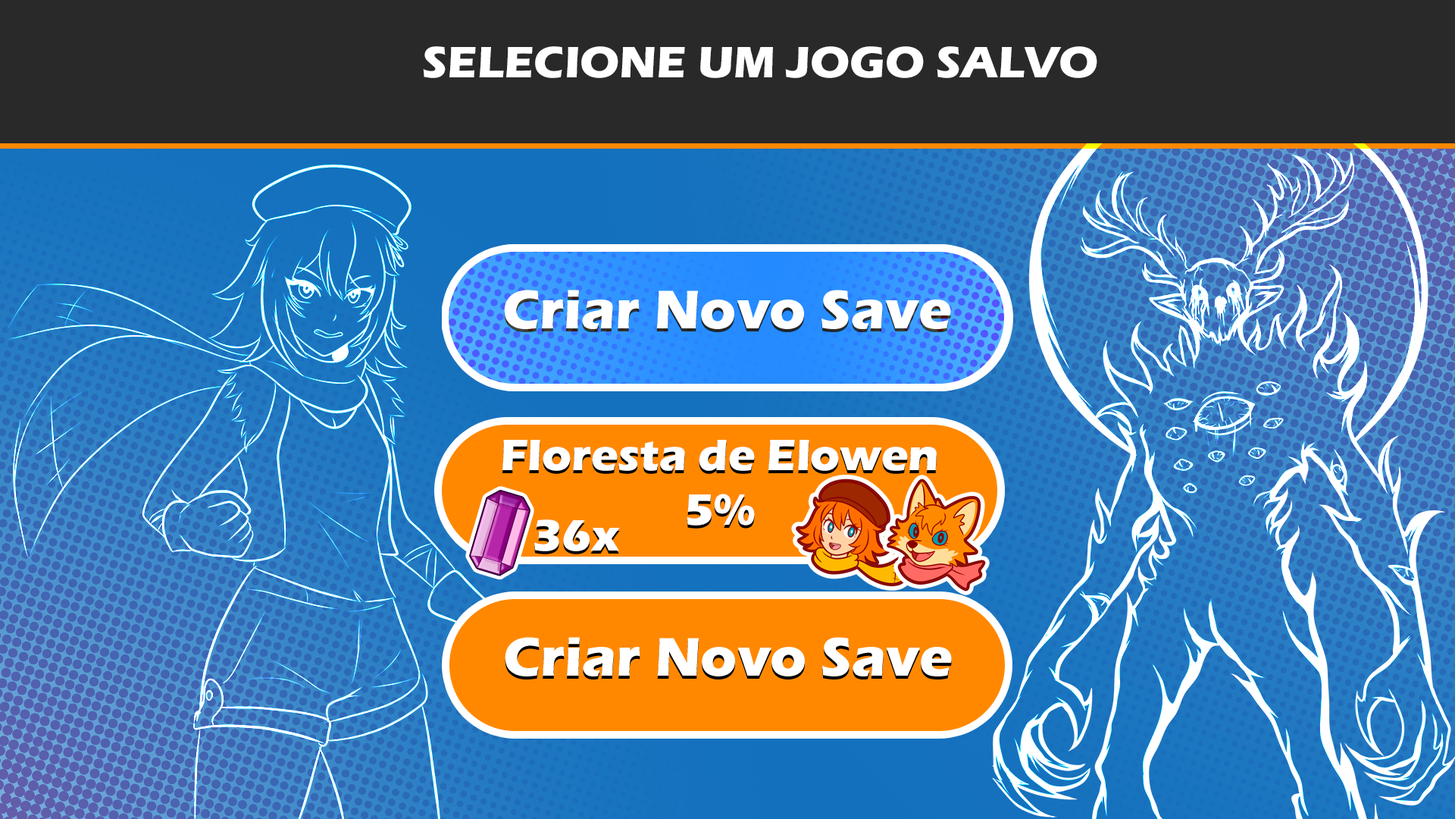
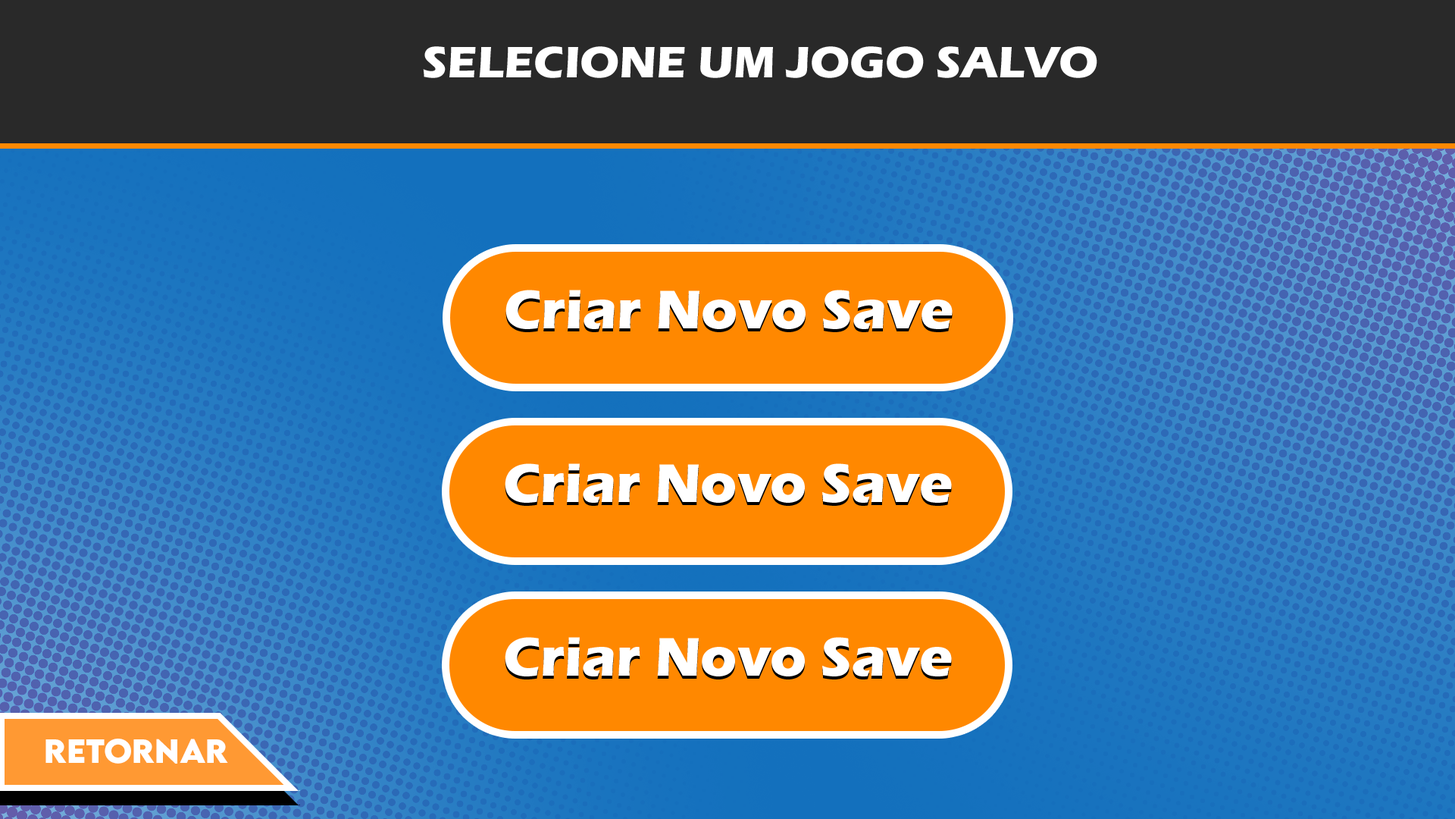
Layered file, before and after one edit (1455 × 819). Changes by layer:
removed layer "Camada 4" over [left=465, top=485, right=535, bottom=580]
removed layer "Camada 3" over [left=882, top=474, right=990, bottom=596]
removed layer "Camada 2" over [left=791, top=474, right=915, bottom=591]
renamed "Camada 1" to "RETORNAR", blend soft light → normal, painted on it over [left=0, top=46, right=1319, bottom=819]
renamed "Criar Novo Save" to "Criar Novo Save Selecionado", hid it, painted on it over [left=441, top=244, right=1006, bottom=392]
showed "Criar Novo Save" (2nd of 3) over [left=441, top=416, right=1013, bottom=566]
removed layer "36x" over [left=534, top=519, right=621, bottom=552]
removed layer "Floresta de Elowen 5%" over [left=502, top=439, right=937, bottom=526]
removed layer "Retângulo 2" over [left=441, top=424, right=998, bottom=557]
removed layer "Pandora Pose" (was divide) over [left=0, top=163, right=657, bottom=819]
removed layer "SELECIONE UM JOGO SALVO" over [left=422, top=46, right=1098, bottom=79]
removed layer "Peregrino art" (was divide) over [left=989, top=143, right=1455, bottom=819]
painted on "Retângulo 1" over [left=0, top=46, right=1455, bottom=819]
removed layer "Plano de Fundo" over [left=0, top=46, right=1455, bottom=819]
